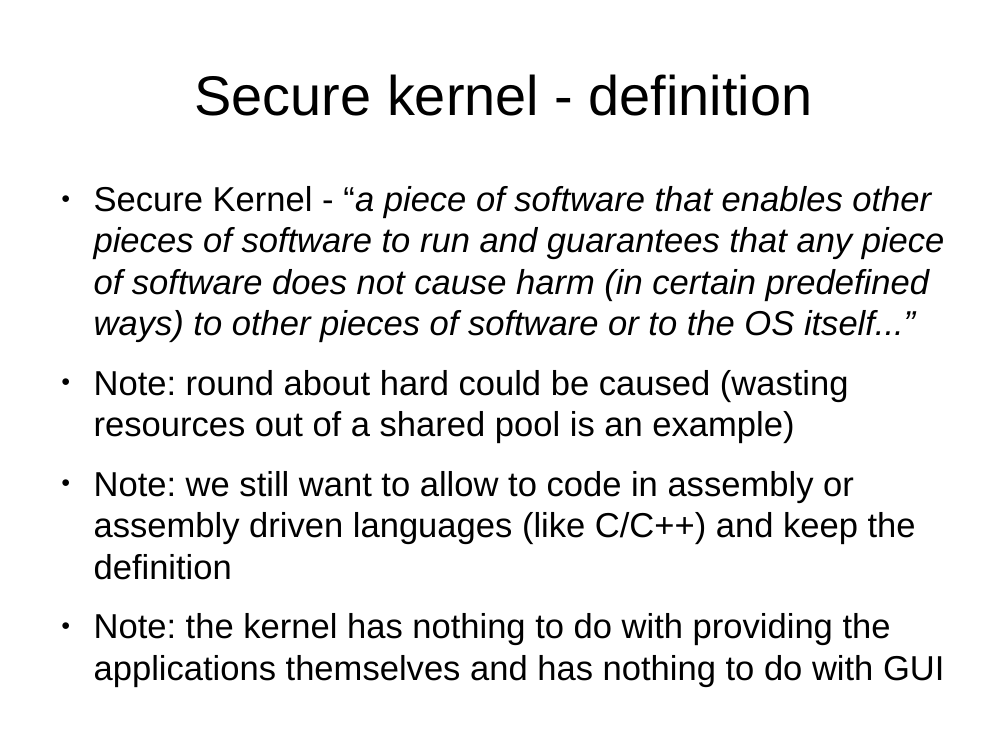
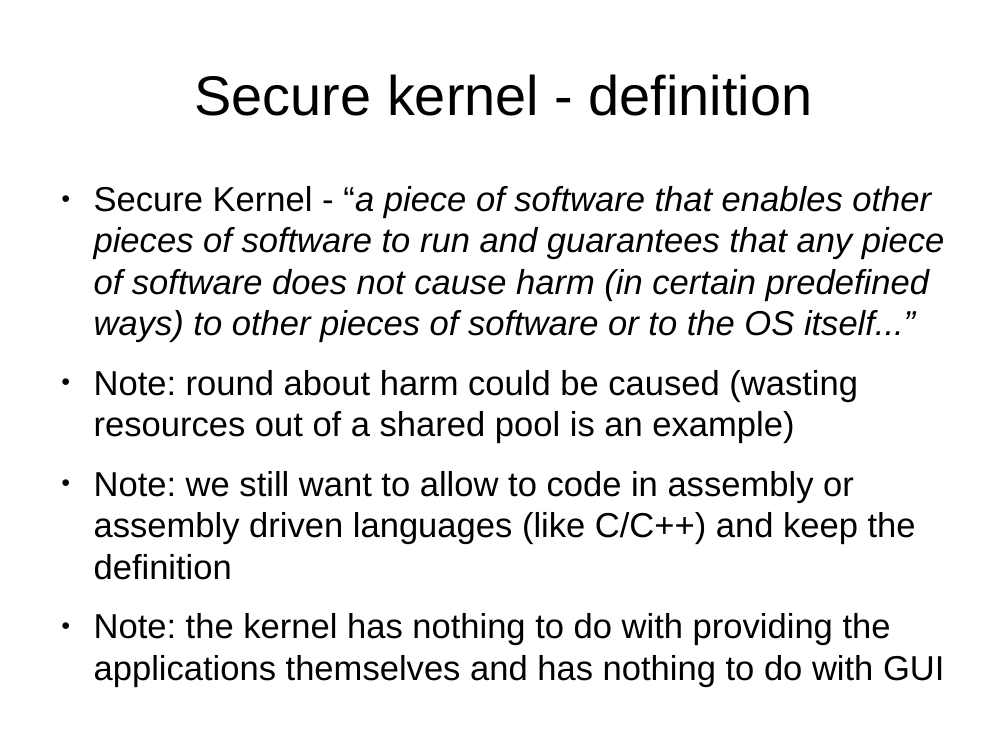
Before and after one commit to veltzer/demos-linux, a slide deck: slide 4 of doc/odp/linux_monitoring_and_debugging.odp. Drawn at 1008x756 pixels with LibreOffice and Linux fonts; fonts in the diff are those of the drawing. Boxes give left, top, right and bottom in pixels: in the first picture for what was removed or moved away, otherwise in the second. Text is boxed around its words. In the diff, an @@ line names an element or a change of style, - is before the commit and + after.

```diff
--- a/doc/odp/linux_monitoring_and_debugging.odp
+++ b/doc/odp/linux_monitoring_and_debugging.odp
@@ text at [94, 370, 858, 444]: text changed @@
-● Note: round about hard could be caused (wasting resources out of a shared pool is an example)
+● Note: round about harm could be caused (wasting resources out of a shared pool is an example)
```
Also in this commit, not shown: 6 other files.
